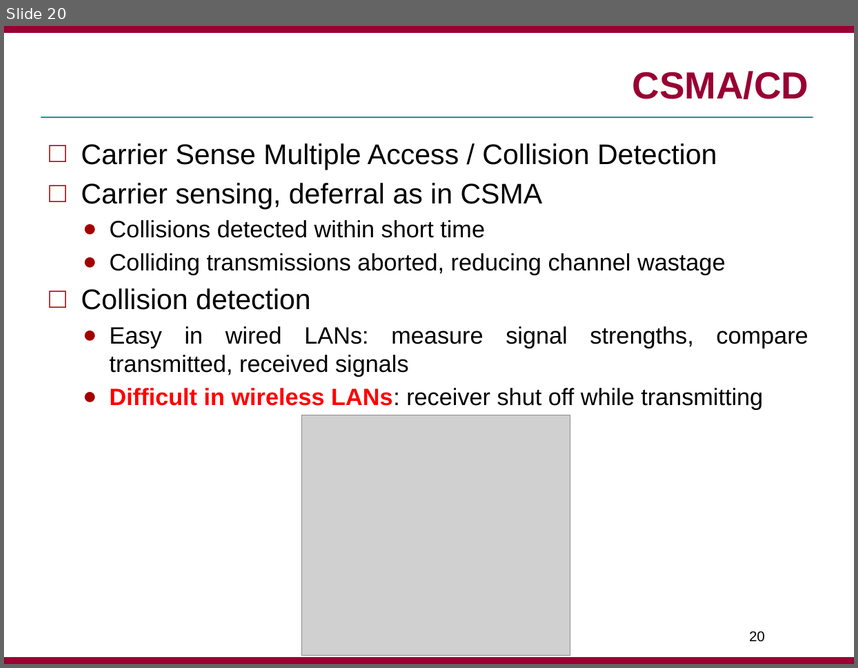
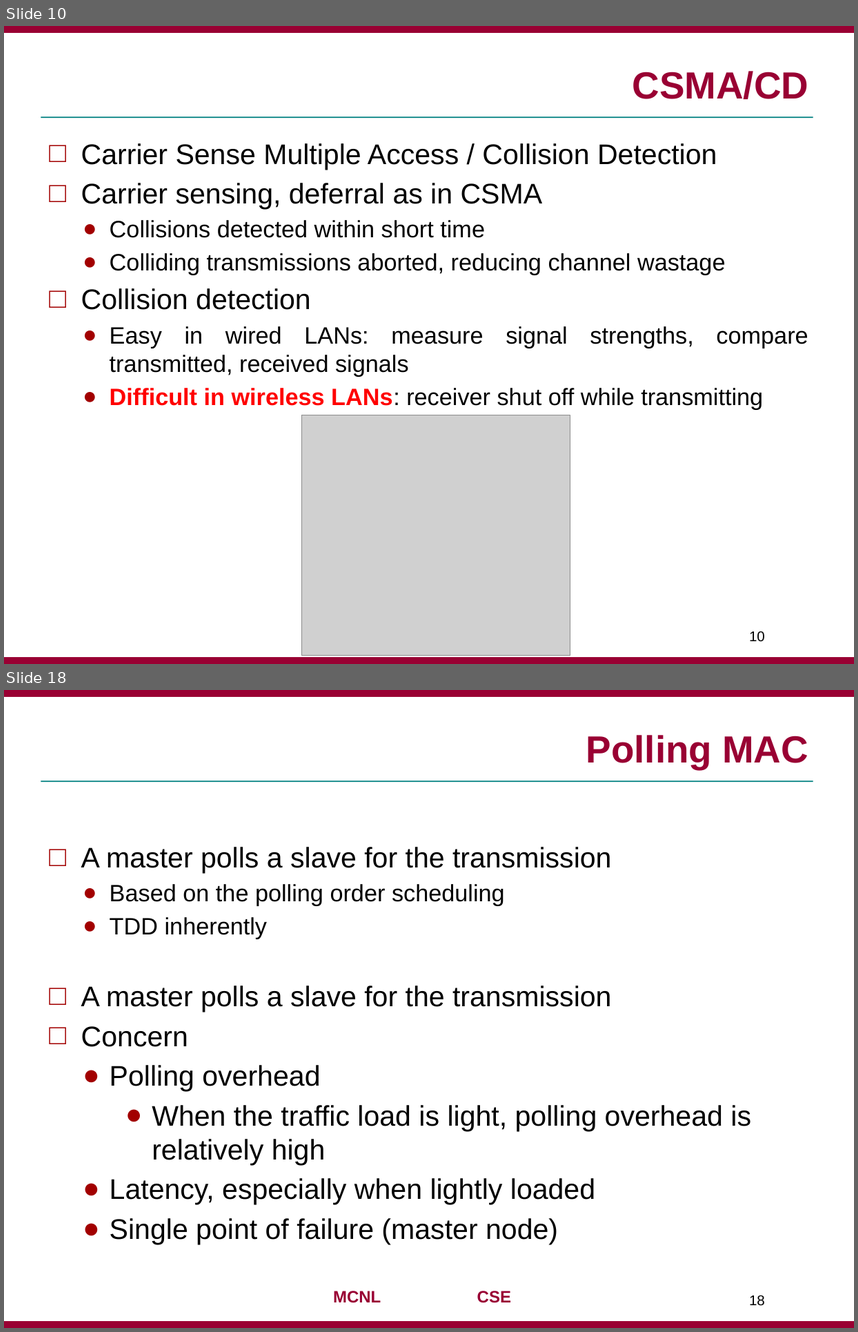
Before and after one commit to jaejunha/Paper, a slide deck: Daily(written_in_Korean)/180901.pptx. Shown one above the other, each under a label of ours: slide 20 before the commit, slides 10 and 18 after it; the slides between them are not shown. The pictures are 858x668 and 858x1332 pixels, drawn with LibreOffice and Linux fonts; fonts in the diff are those of the drawing; grey boxes stand for pictures; background and template pictures are left out. Boxes give left, top, right and bottom in pixels: in the first picture for what was removed or moved away, otherwise in the second. Text is boxed around its words. In the diff, an @@ line names an element or a change of style, - is before the commit and + after.

```diff
--- a/Daily(written_in_Korean)/180901.pptx
+++ b/Daily(written_in_Korean)/180901.pptx
@@ slide 18 added at bbox=[4, 690, 854, 1328], background #FFFFFF; not listed: 3 template elements that a slide beside it also shows @@
@@ title added at bbox=[586, 735, 809, 769], 32 pt, text #990033, bold @@
+Polling MAC
@@ text added at bbox=[81, 847, 751, 1244], 24 pt, text #000000 @@
+□ A master polls a slave for the transmission
+  ● Based on the polling order scheduling
+  ● TDD inherently
+□ A master polls a slave for the transmission
+□ Concern
+  ● Polling overhead
+    ● When the traffic load is light, polling overhead is relatively high
+  ● Latency, especially when lightly loaded
+  ● Single point of failure (master node)
@@ text added at bbox=[333, 1290, 511, 1303], 14 pt, text #990033, bold @@
+MCNL CSE
@@ page number added at bbox=[749, 1294, 765, 1305], 12 pt, text #000000 @@
+18
@@ what was slide 20 is now slide 10 @@
@@ page number at bbox=[749, 630, 765, 641]: text changed @@
-20
+10
```
Also in this commit, not shown: 4 slides changed, 7 other slides added, 12 slides removed, 1 other file.
